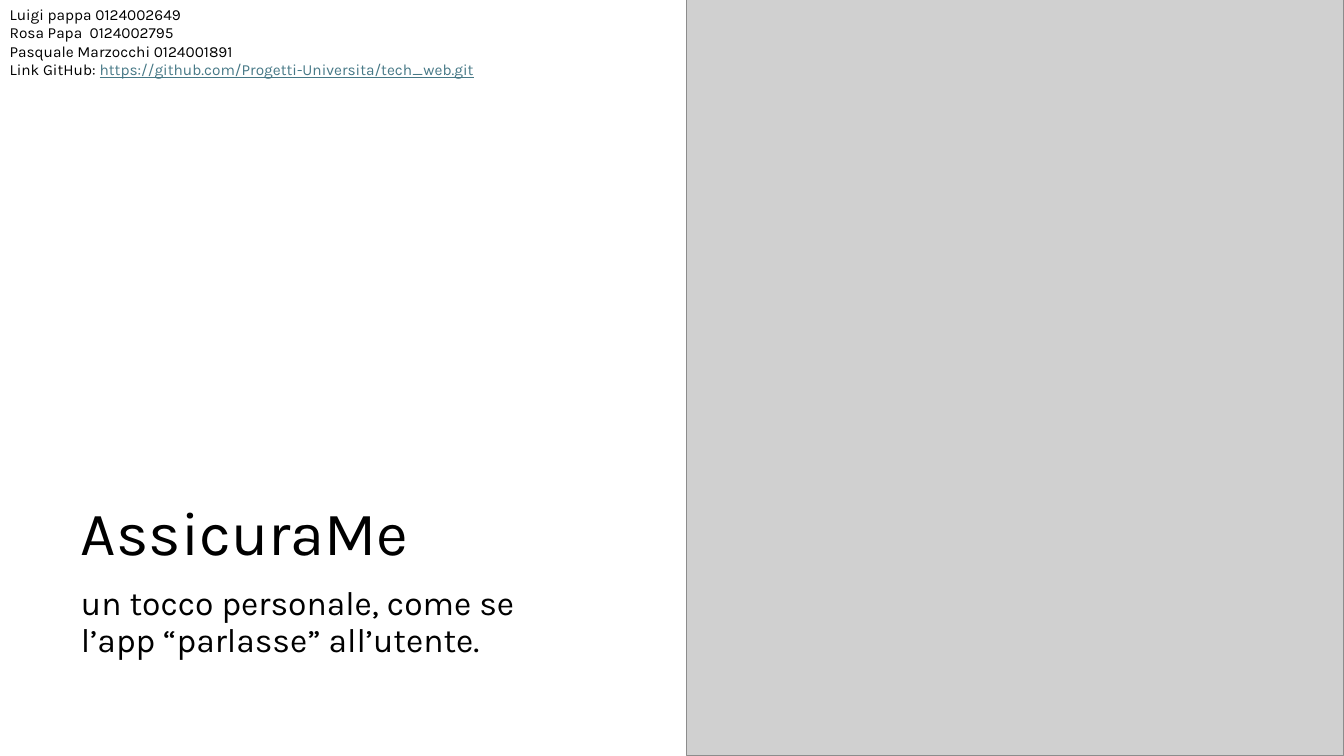
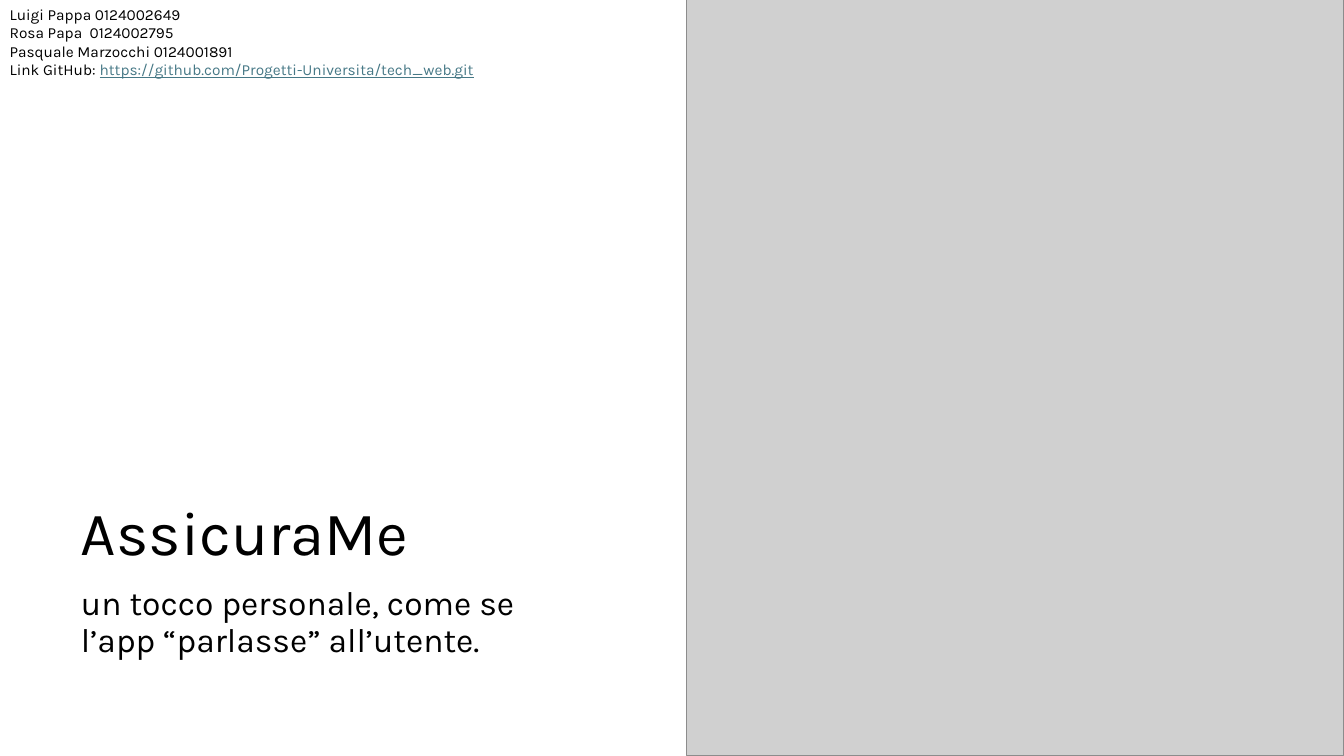
Before and after one commit to Progetti-Universita/tech_web, a slide deck: slide 1 of AssicuraMe.pptx. Drawn at 1344x756 pixels with LibreOffice and Linux fonts; fonts in the diff are those of the drawing; grey boxes stand for pictures. Boxes give left, top, right and bottom in pixels: in the first picture for what was removed or moved away, otherwise in the second. Text is boxed around its words. In the diff, an @@ line names an element or a change of style, - is before the commit and + after.

```diff
--- a/AssicuraMe.pptx
+++ b/AssicuraMe.pptx
@@ text at [10, 9, 180, 24]: text changed @@
-Luigi pappa 0124002649
+Luigi Pappa 0124002649
```
Also in this commit, not shown: 1 other slide changed.
